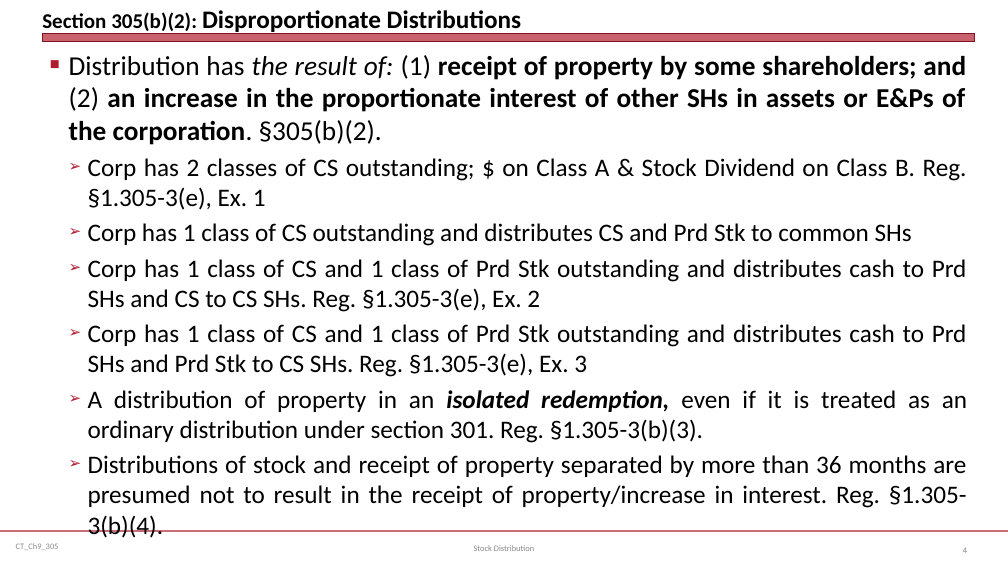
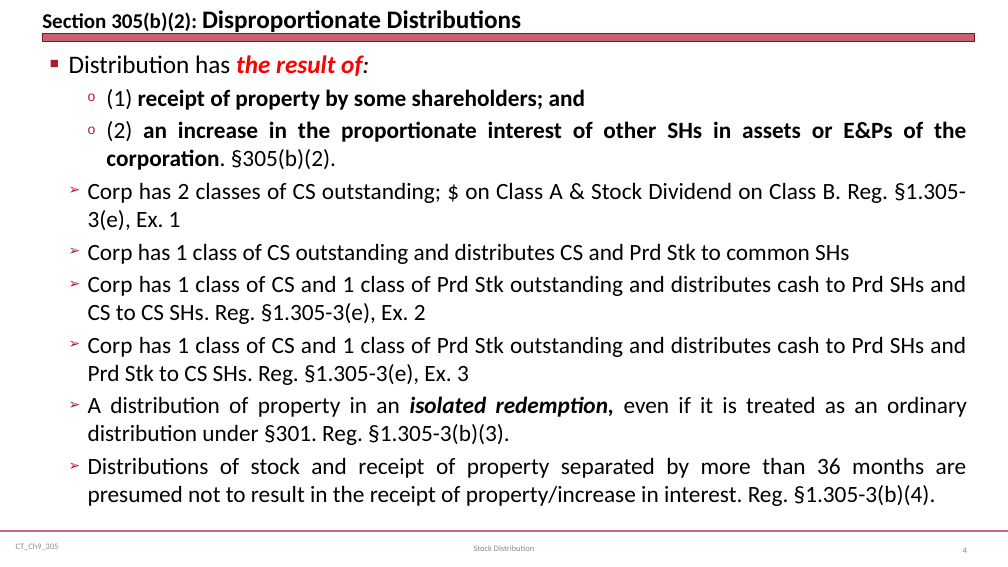
Before and after one commit to jmc877/Corporate-Tax, a slide deck: slide 4 of slides/CT_305_23.pptx. Drawn at 1008x567 pixels with LibreOffice and Linux fonts; fonts in the diff are those of the drawing. Boxes give left, top, right and bottom in pixels: in the first picture for what was removed or moved away, otherwise in the second. Text is boxed around its words. In the diff, an @@ line names an element or a change of style, - is before the commit and + after.

```diff
--- a/slides/CT_305_23.pptx
+++ b/slides/CT_305_23.pptx
@@ text at bbox=[69, 55, 966, 170]: text changed; size 26 to 22.2 pt @@
-■ Distribution has the result of: (1) receipt of property by some shareholders; and (2) an increase in the proportionate interest of other SHs in assets or E&Ps of the corporation. §305(b)(2).
+■ Distribution has the result of:
+    o (1) receipt of property by some shareholders; and
+    o (2) an increase in the proportionate interest of other SHs in assets or E&Ps of the corporation. §305(b)(2).
@@ text at bbox=[88, 182, 967, 506]: size 24 to 22.2 pt in "Corp has 2 classes of CS outstanding; ...", "Corp has 1 class of CS outstanding ...", "Corp has 1 class of CS and ...", "Corp has 1 class of CS and ..." and 1 more places @@
@@ text at bbox=[88, 396, 967, 445]: text changed; size 24 to 22.2 pt @@
-  ➢ A distribution of property in an isolated redemption, even if it is treated as an ordinary distribution under section 301. Reg. §1.305-3(b)(3).
+  ➢ A distribution of property in an isolated redemption, even if it is treated as an ordinary distribution under §301. Reg. §1.305-3(b)(3).
```
Also in this commit, not shown: 1 other slide changed, 2 other files.
